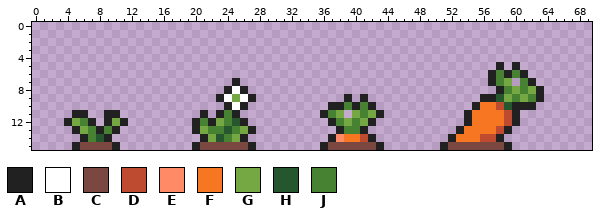
Pixel-art file -- Assets/2. Graphics/Plants/Carrot.aseprite. The picture above was drawn from the file before the commit.
128x16 pixels, 1 frame. Shown: x 0..69, y 0..15.
Palette (. is transparent): A #212121  B #ffffff  C #7a4841  D #be4a2f  E #ff8a65  F #f77622  G #75a743  H #25562e  J #468232
Once edited:
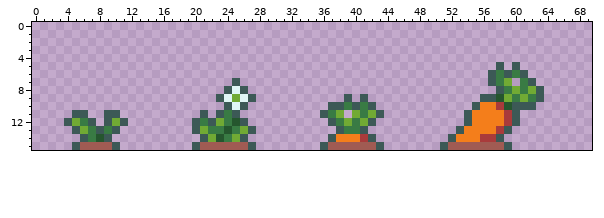
Difference:
@@ palette @@
-A #212121
+A #3c5956
-B #ffffff
+B #dff6f5
-C #7a4841
+C #a05b53
-D #be4a2f
+D #a93b3b
-F #f77622
+F #f47e1b
-G #75a743
+G #71aa34
-J #468232
+J #397b44
@@ x 36..40 @@
 13 ..AJJ
-14 .AEFF
+14 .AFFF
 15 ACCCC
Where, in picture pixels (left, top, right, bottom), the same in both pictures:
changed: (440, 62, 544, 150)
changed: (192, 78, 256, 150)
changed: (320, 94, 384, 150)
changed: (64, 110, 128, 150)
